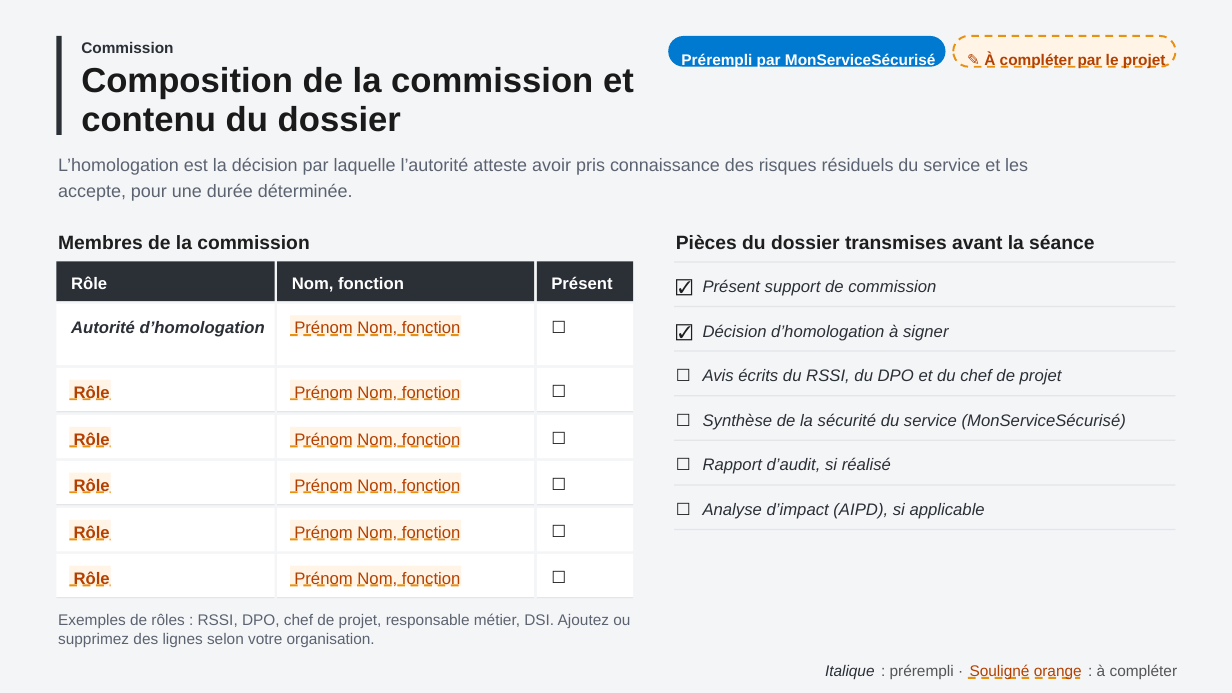
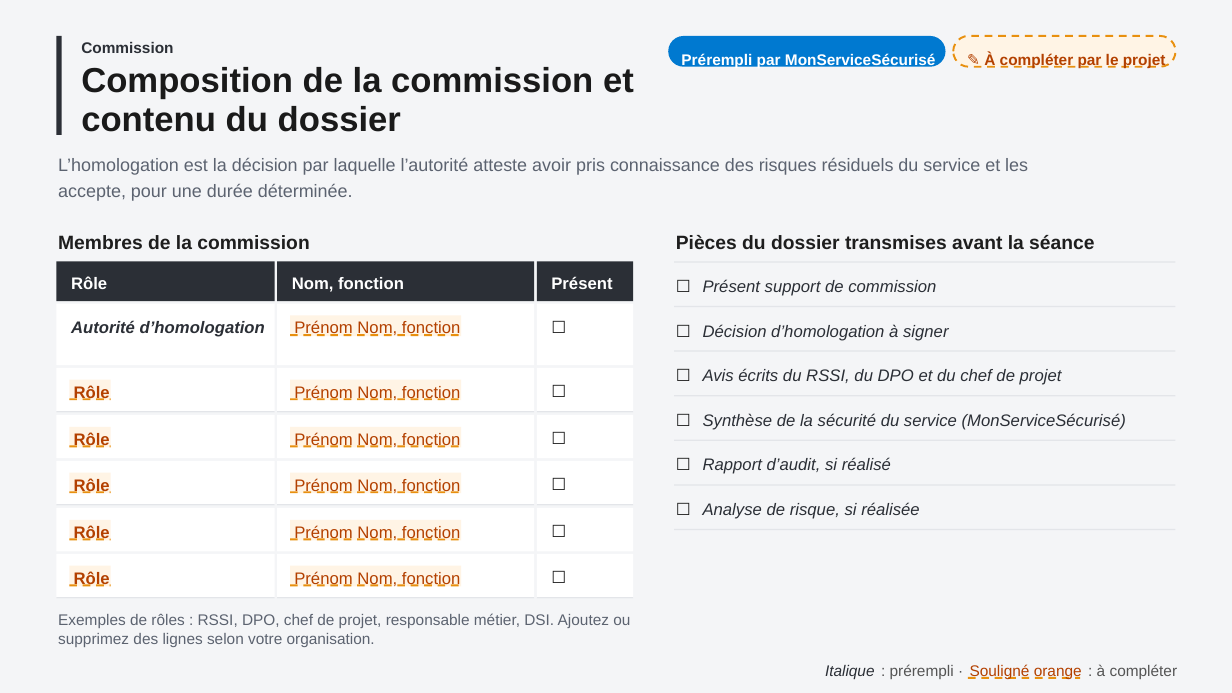
Before and after one commit to betagouv/mon-service-securise, a slide deck: slide 3 of src/vuesPowerpoint/supportCommissionHomologation.pptx. Drawn at 1232x693 pixels with LibreOffice and Linux fonts; fonts in the diff are those of the drawing. Boxes give left, top, right and bottom in pixels: in the first picture for what was removed or moved away, otherwise in the second. Text is boxed around its words. In the diff, an @@ line names an element or a change of style, - is before the commit and + after.

Commit message:
[PPTX] Décoche les pièces du dossier et remplace l'AIPD par l'analyse de risque
...suite à décision métier

```diff
--- a/src/vuesPowerpoint/supportCommissionHomologation.pptx
+++ b/src/vuesPowerpoint/supportCommissionHomologation.pptx
@@ text at (674,274,693,297): text changed @@
-☑
+☐
@@ text at (674,318,693,341): text changed @@
-☑
+☐
@@ text at (703,502,919,519): text changed @@
-Analyse d’impact (AIPD), si applicable
+Analyse de risque, si réalisée
```
